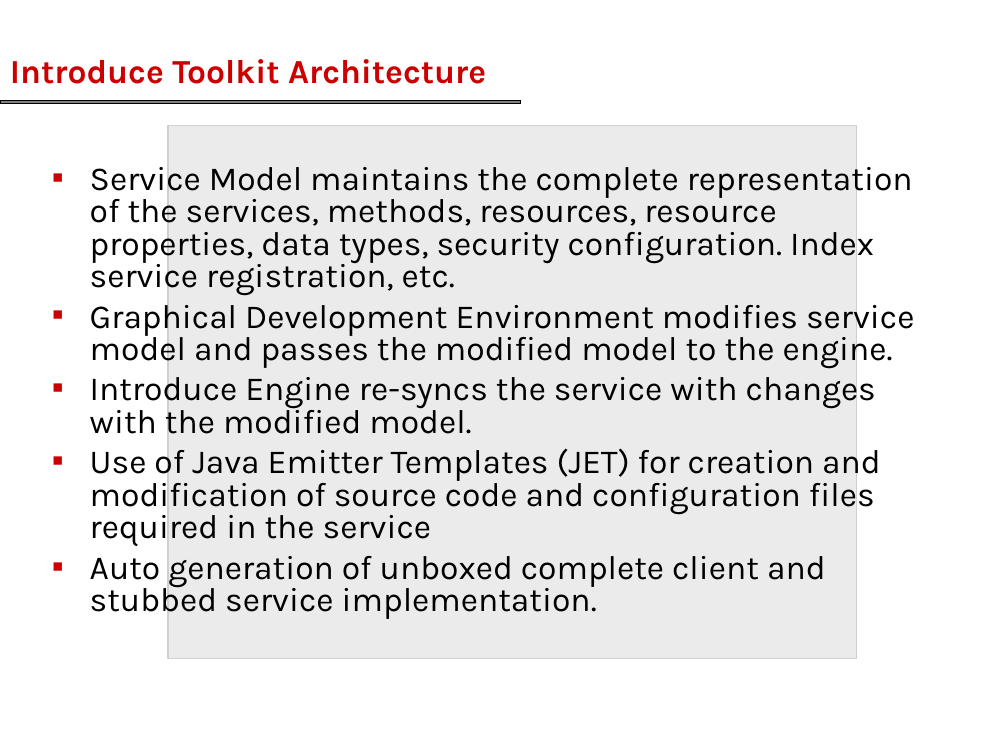
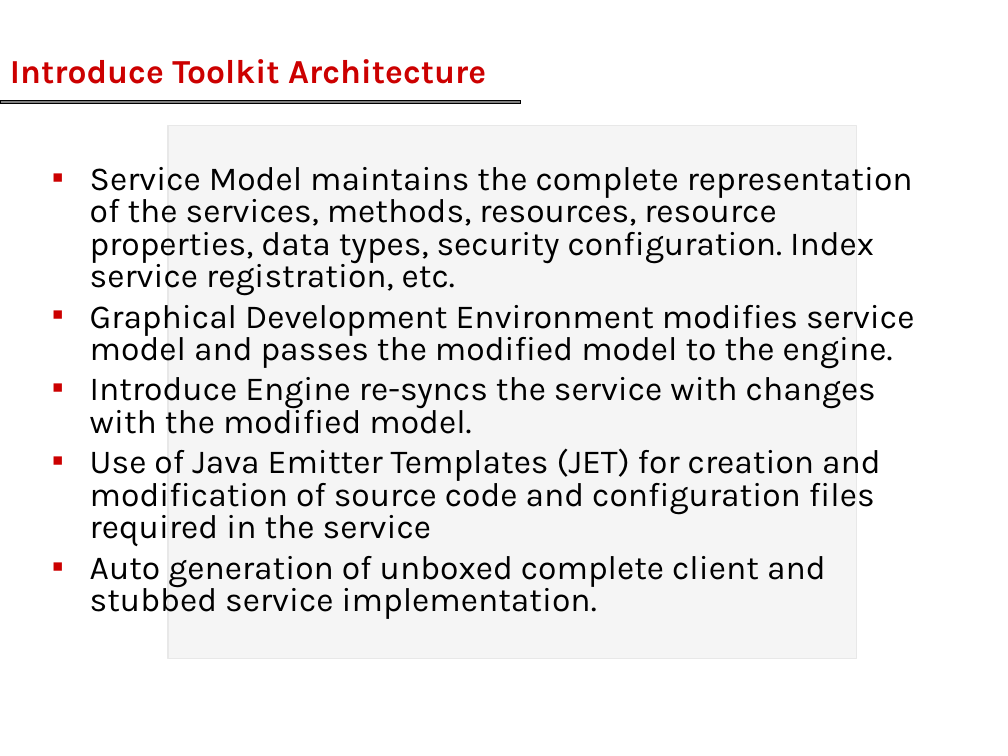
Before and after one commit to NCIP/cagrid-portal, a slide deck: slide 3 of cagrid-1-0/Documentation/presentations/introduce/introduce-overview-sc2006.ppt. Drawn at 1008x756 pixels with LibreOffice and Linux fonts; fonts in the diff are those of the drawing; grey boxes stand for pictures; background and template pictures are left out. Boxes give left, top, right and bottom in pixels: in the first picture for what was removed or moved away, otherwise in the second. Text is boxed around its words. In the diff, an @@ line names an element or a change of style, - is before the commit and + after.

```diff
--- a/cagrid-1-0/Documentation/presentations/introduce/introduce-overview-sc2006.ppt
+++ b/cagrid-1-0/Documentation/presentations/introduce/introduce-overview-sc2006.ppt
@@ rectangle at (x1=143, y1=109, x2=882, y2=688): fill #FFFFFF at 59% opacity to #FFFFFF at 80% opacity @@
```
Also in this commit, not shown: 1 other slide changed.
